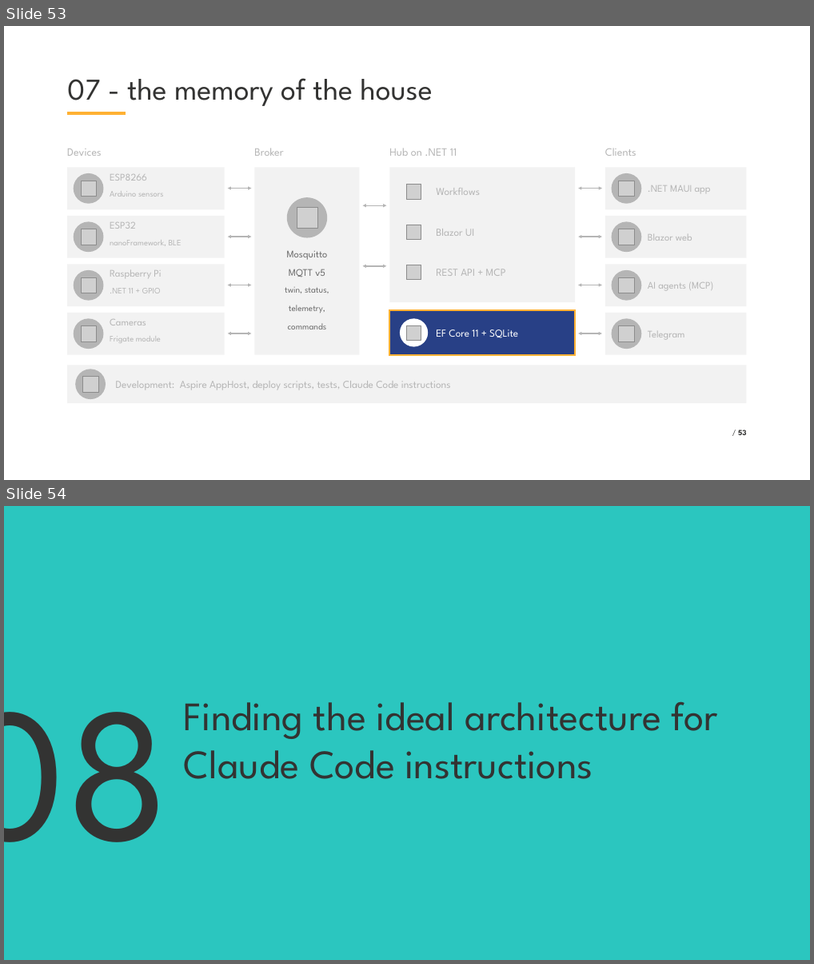
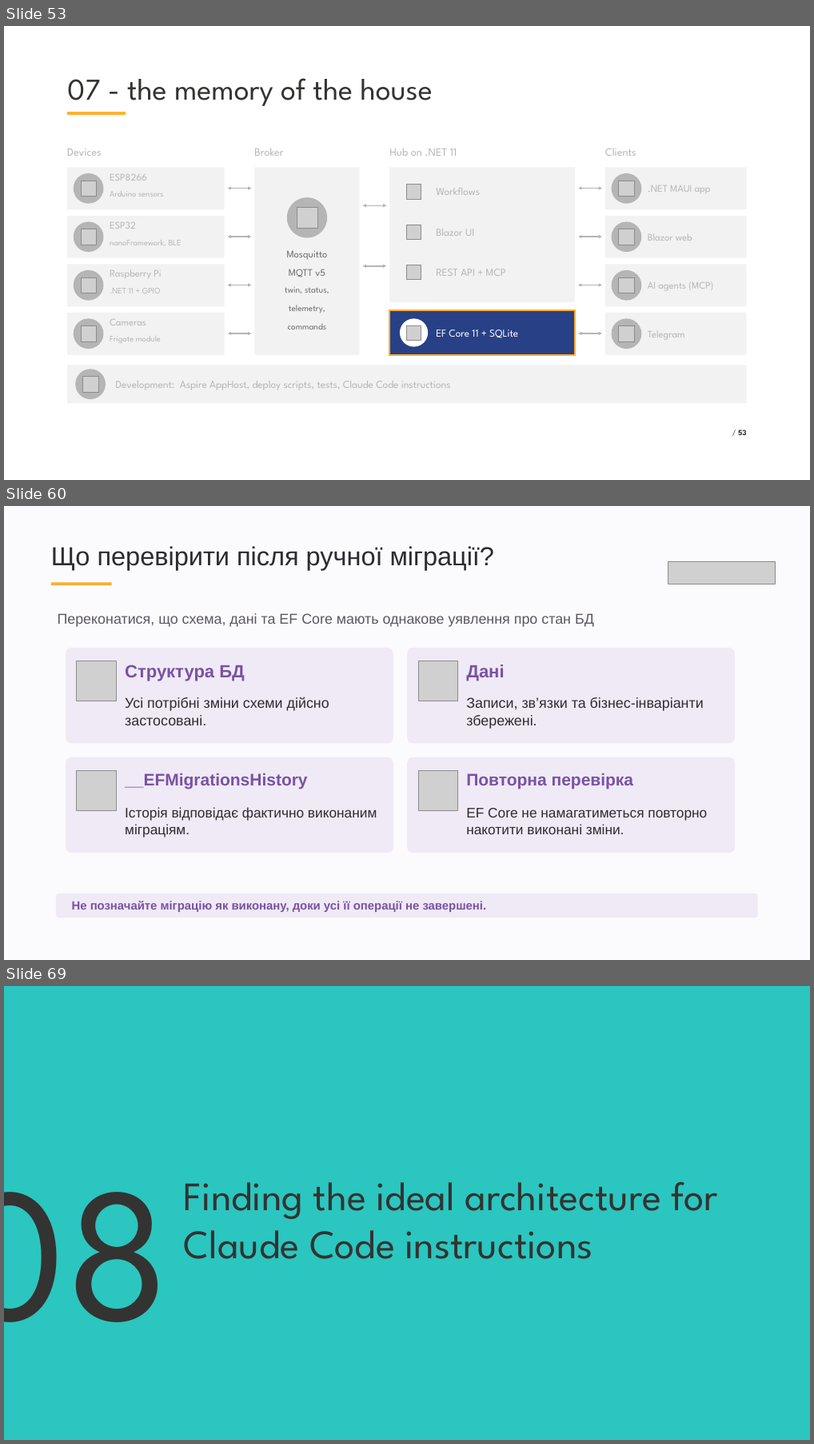
Before and after one commit to VladislavAntonyuk/HomeManagement, a slide deck: .NET Conf 2026 - Ukraine.pptx. Shown one above the other, each under a label of ours: slides 53 and 54 before the commit, slides 53, 60 and 69 after it; the slides between them are not shown. The pictures are 814x964 and 814x1444 pixels, drawn with LibreOffice and Linux fonts; fonts in the diff are those of the drawing; grey boxes stand for pictures; background and template pictures are left out. Boxes give left, top, right and bottom in pixels: in the first picture for what was removed or moved away, otherwise in the second. Text is boxed around its words. In the diff, an @@ line names an element or a change of style, - is before the commit and + after.

Commit message:
Update presentation

```diff
--- a/.NET Conf 2026 - Ukraine.pptx
+++ b/.NET Conf 2026 - Ukraine.pptx
@@ slide 60 added at box(4, 506, 810, 960), background #FFFFFF @@
@@ rectangle added at box(4, 506, 810, 960), fill #FBFAFC @@
@@ text added at box(51, 546, 494, 570), 46.5 pt, text #2D2B31 @@
+Що перевірити після ручної міграції?
@@ picture added at box(668, 561, 776, 584) @@
@@ rectangle added at box(51, 582, 112, 585), fill #FFAC30 @@
@@ text added at box(58, 613, 594, 627), 25.5 pt, text #5C5862 @@
+Переконатися, що схема, дані та EF Core мають однакове уявлення про стан БД
@@ rounded rectangle added at box(66, 648, 394, 743), fill #F0EAF6 @@
@@ rounded rectangle added at box(408, 648, 735, 743), fill #F0EAF6 @@
@@ picture added at box(77, 661, 117, 700) @@
@@ text added at box(125, 664, 245, 681), 31.5 pt, text #7952A4, bold @@
+Структура БД
@@ picture added at box(418, 661, 458, 700) @@
@@ text added at box(466, 664, 504, 681), 31.5 pt, text #7952A4, bold @@
+Дані
@@ text added at box(125, 697, 330, 725), 25.5 pt, text #2D2B31 @@
+Усі потрібні зміни схеми дійсно застосовані.
@@ text added at box(466, 697, 704, 728), 25.5 pt, text #2D2B31 @@
+Записи, зв’язки та бізнес-інваріанти збережені.
@@ rounded rectangle added at box(66, 757, 394, 852), fill #F0EAF6 @@
@@ rounded rectangle added at box(408, 757, 735, 852), fill #F0EAF6 @@
@@ picture added at box(77, 771, 117, 811) @@
@@ text added at box(125, 773, 307, 789), 30 pt, text #7952A4, bold @@
+__EFMigrationsHistory
@@ picture added at box(418, 771, 458, 811) @@
@@ text added at box(466, 773, 634, 789), 30 pt, text #7952A4, bold @@
+Повторна перевірка
@@ text added at box(125, 807, 377, 836), 24.8 pt, text #2D2B31 @@
+Історія відповідає фактично виконаним міграціям.
@@ text added at box(466, 808, 707, 834), 24.8 pt, text #2D2B31 @@
+EF Core не намагатиметься повторно накотити виконані зміни.
@@ rounded rectangle added at box(56, 893, 758, 917), fill #F0EAF6 @@
@@ text added at box(72, 900, 487, 912), 21.3 pt, text #7952A4, bold @@
+Не позначайте міграцію як виконану, доки усі її операції не завершені.
@@ what was slide 54 is now slide 69 @@
```
Also in this commit, not shown: 14 other slides added.
